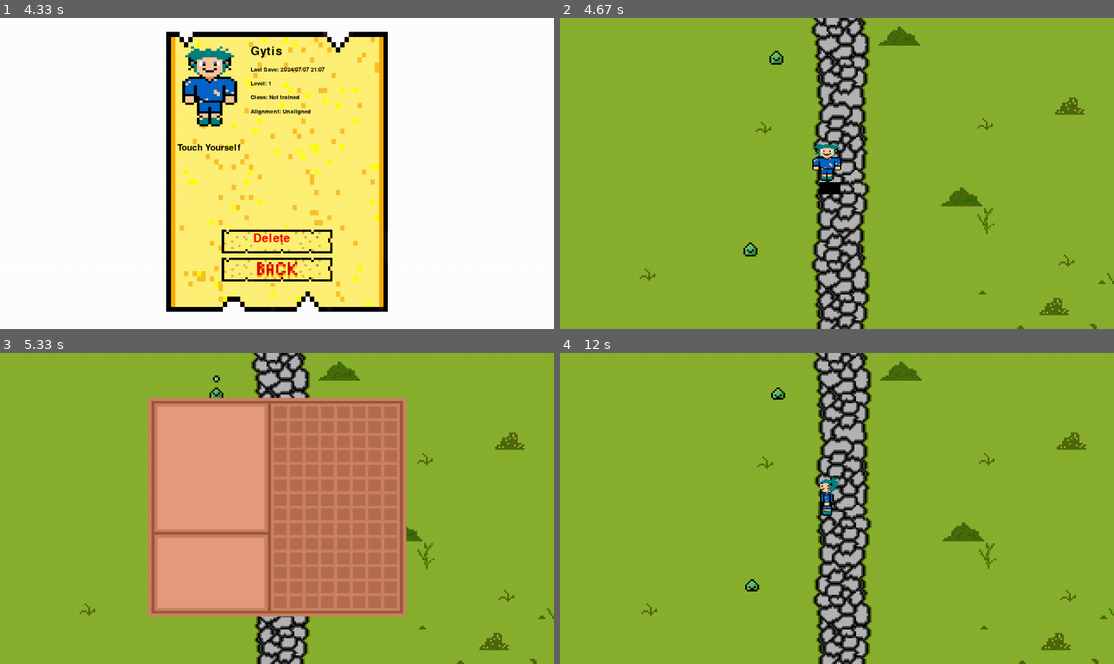
Above: before the commit, frames 1-4 (two rows, left to right).
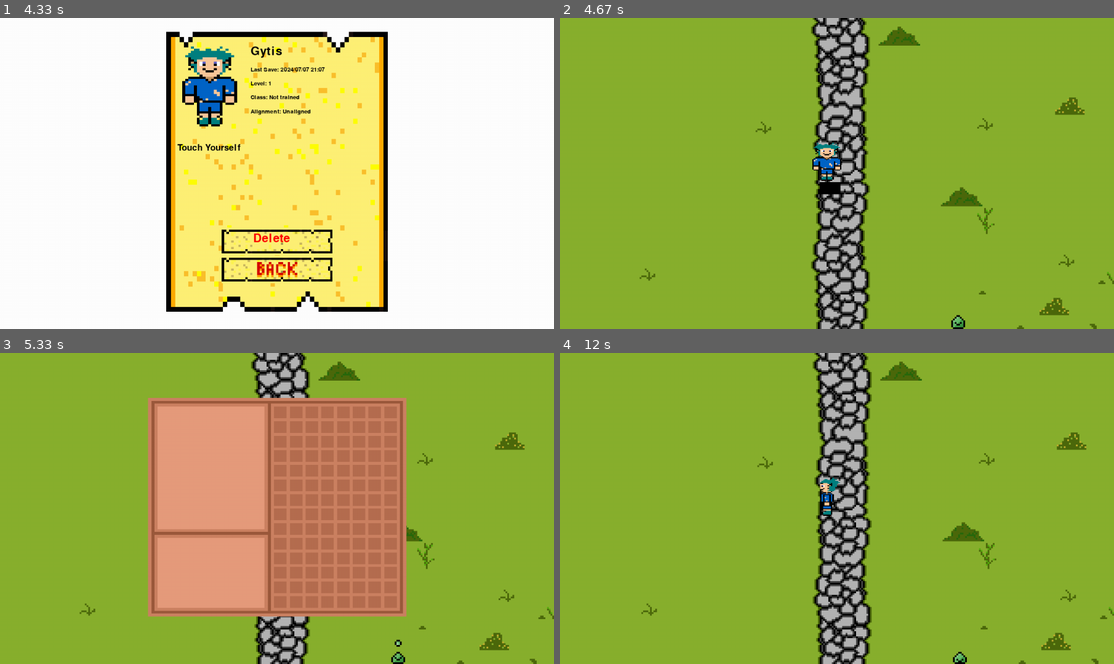
Above: after the commit, the same moments.

Repository: Kuramalt16/A_Game
Game: pygame game, started from A_Game.py
Same seed, same stepped clock (60 frames per second), same inputs: the game is played once before the commit and once after it.
Inputs (mouse positions are in pixels of both pictures, inside the frame that each line leads up to):
- Up to frame 1 (4.33 s): click (277, 157) at 0.38 s; click (216, 241) at 0.82 s; click (277, 95) at 1.33 s; click (277, 95) at 1.97 s; click (277, 269) at 2.62 s; click (277, 157) at 3.22 s; click (210, 89) at 3.77 s; click (216, 92) at 4.3 s
- Up to frame 2 (4.67 s): tap X at 4.63 s
- Up to frame 3 (5.33 s): hold B from 4.97 s (still down); hold Left from 4.97 s (still down)
- Up to frame 4 (12 s): release B at 5.5 s; release Left at 5.5 s; tap B at 11.73 s

Frame 1 is identical in both runs. In frame 2, 0.3% of the frame differs, in the area x 33-74%, y 10-100%; in frame 3, 0.2%; in frame 4, 0.2%.

Commit message:
Mob Class Update
optimised code for mob creation, dealing damage, deleting mobs.

Diff:
--- a/Backend/Play.py
+++ b/Backend/Play.py
@@ -2,6 +2,7 @@
 from Values import Settings as S
 from utils import Imports as I, Frequent_functions as Ff
 import random
+from static.data.play_data import mob_data
 
 movement = {
     (0, 0): (0, 0),
@@ -16,7 +17,7 @@
 }
 
 def Start(screen, clock):
-
+    mob = mob_data.Mob(name="Slime_S", exp=10, hp=8, allignment=0, count=20)
     stance = 0
     mob_gif = 0
     collide = False
@@ -26,7 +27,7 @@
     mob_gif_time = 75
     start_time = I.pg.time.get_ticks()
     start_time1 = I.pg.time.get_ticks()
-    data = br.Start([I.info.START_POS[0], I.info.START_POS[1]])
+    data = br.Start([I.info.START_POS[0], I.info.START_POS[1]], mob)
     last_orientation = (0, 0)
     harvestable_objects = I.info.HARVESTED_OBJECTS.keys()
     while S.PLAY:
@@ -53,14 +54,14 @@
             start_time1 = I.pg.time.get_ticks()
             if mob_gif >= S.MOB_PATH["Slime_S"][1]:
                 mob_gif = 0
-                make_mobs_jump_around(data)
+                make_mobs_jump_around(mob)
 
 
         harvest_timeout(harvestable_objects)
 
         dx, dy, gif_time, combat_rect = keypress_handle(screen)
 
-        collide = br.Update(screen, data, mob_gif, combat_rect)
+        collide = br.Update(screen, data, mob_gif, combat_rect, mob)
 
         last_orientation = walking(dx, dy, collide, data, last_orientation)
 
@@ -171,18 +172,11 @@
                 a = disp_text.index(text)
                 disp_text[a] = lines[0] + ",," + str(time)
 
-def make_mobs_jump_around(data):
+def make_mobs_jump_around(mob):
     # CURRENTLY ONLY WORKS FOR SLIMES
-    print("make this mob count number more global. also whenever mob is killed exclude this mob from here.")
     x = random.randint(-3, 3)
     y = random.randint(-3, 3)
-    mob_count = 20  # IMPORTANT COUNTER COUNTS HOW MANY SLIMES
-    for mob in range(0, mob_count):
-        if data["Slime_S"][mob]["visible"]:
-            continue
-        for i in range(0, S.MOB_PATH["Slime_S"][1]):
-            data["Slime_S"][mob]["rect"][i].x += x
-            data["Slime_S"][mob]["rect"][i].y += y
+    mob.move_mobs_randomly(x, y)
 
 def handle_combat():
     orientation = I.info.LAST_ORIENT[0].split(".")[0]
--- a/Render/Background_Render.py
+++ b/Render/Background_Render.py
@@ -8,10 +8,10 @@
 B_W = S.SCREEN_WIDTH
 B_H = S.SCREEN_HEIGHT
 
-def Start(pos):
+def Start(pos, mob):
     data = {}
     decor_count = {"Bush_S_1": 30, "Bush_S_2": 30, "Tree_T_1": 40}
-    monster_count = {"Slime_S": 50}
+    monster_count = {mob.name: mob.count}
     data["Window size"] = (B_W, B_H)  # Defines the size of the window (The rest is black)
     data["Zoom"] = (B_W / 4, B_H / 4)  # Defines how zoomed in to the picture the view is
     data["Image"] = I.pg.image.load(S.DECOR_PATH["Grass"]).convert_alpha()  # uploads the background image with transparent convert
@@ -20,22 +20,20 @@
     for key in decor_count:
         data[key] = generate_decor(decor_count[key], data["Image_rect"].size, S.DECOR_PATH[key])
     for key in monster_count:
-        data[key] = generate_mobs(monster_count[key], data["Image_rect"].size, key)
+        data[key] = generate_mobs(mob, data["Image_rect"].size)
 
     data["House_1"] = place_decor_by_coordinates(600, 380, S.DECOR_PATH["House_1"], (1.5, 1.5), (1.5, 1.4))
     # image_data["Church_1"] = place_decor_by_coordinates(200, 280, S.DECOR_PATH["Church_1"], (2, 2), (2, 2))
     return data
 
-def Update(screen, data, mob_gif, combat_rect):
+def Update(screen, data, mob_gif, combat_rect, mob):
     data["Zoom_rect"].x = max(0, min(data["Zoom_rect"].x, data["Image_rect"].width - data["Zoom"][0]))
     data["Zoom_rect"].y = max(0, min(data["Zoom_rect"].y, data["Image_rect"].height - data["Zoom"][1]))
     sub_image = data["Image"].subsurface(data["Zoom_rect"]).copy()
     Collide = False
     me = I.pg.Rect(150, 85, S.SCREEN_WIDTH / 100, S.SCREEN_HEIGHT / 100)  # Player rect (if it gets hit with other rect. colide is set to True
     decor_options = ["House_1", "Bush_S_1", "Bush_S_2", "Tree_T_1"]
-    mob_options = ["Slime_S"]
     displayed_rects = []  # List to keep track of displayed rectangles
-    displayed_mobs = []
 
     for option in decor_options:
         for decor in data[option].values():
@@ -57,35 +55,33 @@
                             Collide = ("Door", door_rect.x, door_rect.y)
                     if me.colliderect(rect):
                         Collide = (option, decor["rect"].x, decor["rect"].y)
-    killed_mobs = []
-    for option in mob_options:
-        for mob, value in data[option].items():
-            decor_x = value["rect"][mob_gif].x - data["Zoom_rect"].x
-            decor_y = value["rect"][mob_gif].y - data["Zoom_rect"].y
-            rect = I.pg.Rect(decor_x, decor_y, value["rect"][mob_gif].w, value["rect"][mob_gif].h)
-
-            sub_image.blit(value["image"][mob_gif], (decor_x, decor_y))
-            displayed_mobs.append(rect)
-            if combat_rect != 0:
-                I.T.Make_rect_visible(sub_image, combat_rect)
-                if combat_rect.colliderect(rect):
-                    value["hp"] -= 1
-                    if value["hp"] <= 0:
-                        killed_mobs.append(mob)
-            if me.colliderect(rect):
-                Collide = (option, value["rect"][mob_gif].x, value["rect"][mob_gif].y)
-                print("you collided with: ", option)
-                # HERE RECIEVE DAMAGE
-            if mob_gif == S.MOB_PATH[option][1]-1:
-                touching_rect = Ff.check_if_mob_collides(displayed_rects, rect)  # returns 0 if no collision or returns obj number to what collides
-                (value["rect"][mob_gif].x, value["rect"][mob_gif].y), value["visible"] = Ff.move_towards(touching_rect, data, value, (me.x + data["Zoom_rect"].x, me.y + data["Zoom_rect"].y),(value["rect"][mob_gif].x, value["rect"][mob_gif].y), 1, displayed_rects)
-                # makes all coordinates the same so the gif works properly and not just one frame moved towards me
-                for i in range(0, mob_gif):
-                    value["rect"][i].x = value["rect"][mob_gif].x
-                    value["rect"][i].y = value["rect"][mob_gif].y
-    if killed_mobs != []:
-        for key in killed_mobs:
-            del data["Slime_S"][key]
+
+    for current_mob in mob.mobs:
+        mob_rect = current_mob["rect"][mob_gif]
+        mob_x = mob_rect.x - data["Zoom_rect"].x
+        mob_y = mob_rect.y - data["Zoom_rect"].y
+        rect = I.pg.Rect(mob_x, mob_y, mob_rect.w, mob_rect.h)
+        sub_image.blit(current_mob["image"][mob_gif], (mob_x, mob_y))
+        if combat_rect != 0:
+            I.T.Make_rect_visible(sub_image, combat_rect)
+            if combat_rect.colliderect(rect):
+                print(current_mob)
+
+                # mob.kill_mobs(combat_rect, 2)
+                mob.deal_damage(current_mob, 2)
+        if me.colliderect(rect):
+            Collide = (current_mob, mob_rect.x, mob_rect.y)
+            print("you collided with: ", current_mob)
+        if mob_gif == S.MOB_PATH[mob.name][1] - 1:
+            target_pos = (me.x + data["Zoom_rect"].x, me.y + data["Zoom_rect"].y)
+            mob_rect.x, mob_rect.y, current_mob["visible"] = Ff.move_towards(target_pos, current_mob, 1, displayed_rects, data["Zoom_rect"], sub_image)
+            mob.update_position(mob_rect.x, mob_rect.y, current_mob)
+            # for i in range(mob_gif):
+            #     current_mob["rect"][i].x = mob_rect.x
+            #     current_mob["rect"][i].y = mob_rect.y
+
+            # HERE RECEIVE DAMAGE
+
     scaled_image = I.pg.transform.scale(sub_image, data["Window size"])
     screen.blit(scaled_image, (0, 0))
     return Collide
@@ -134,21 +130,12 @@
         rect = image.get_rect(topleft=(x, y))
         items[i] = {"image": image, "rect": rect}
     return items
-def generate_mobs(num_of_mobs, background_size, name):
-    path = S.MOB_PATH[name][0]
-    items = {}
-    for i in range(num_of_mobs):
-        x = random.randint(0, background_size[0]-100)
-        y = random.randint(0, background_size[1]-350)
-        image_list = []
-        rect_list = []
-        for a in range(0, S.MOB_PATH[name][1]):
-            image = I.pg.image.load(path + name + "_" + str(a) + ".png").convert_alpha()
-            rect = image.get_rect(topleft=(x, y))
-            image_list.append(image)
-            rect_list.append(rect)
-        items[i] = {"image": image_list, "rect": rect_list, "visible": 0, "hp": I.mob_data.HP["Slime_S"]}
-    return items
+def generate_mobs(mob, background_size):
+    path = S.MOB_PATH[mob.name][0]
+    mob_gif_count = S.MOB_PATH[mob.name][1]
+    mob.spawn_mobs(background_size, path, mob_gif_count)
+    return mob.mobs
+
 def BackPack(screen):
     pressed = 0
     fill_backpack(screen)
--- a/static/data/play_data/mob_data.py
+++ b/static/data/play_data/mob_data.py
@@ -1,6 +1,80 @@
+import random
+from utils import Imports as I
 
-HP = {"Slime_S": 8
-      }
-EXP = {"Slime_S": 10}
+class Mob:
+      def __init__(self, name, hp, exp, allignment, count):
+            self.name = name
+            self.hp = hp
+            self.exp = exp
+            self.allignment = allignment
+            self.count = count
+            self.mobs = [self.create_mob(i) for i in range(count)]  # Create initial list of mobs
 
-ALLIGNMENT = {"Slime_S": 0} # means unalligned
+      def create_mob(self, id):
+            """Create a single mob instance with unique id."""
+            return {
+                  "id": id,
+                  "hp": self.hp,
+                  "visible": False,
+                  "rect": [],  # Placeholder for the Pygame rect object
+                  "image": [],  # Placeholder for the Pygame image list
+                  "previous_pos": (0, 0, 0, 0),
+                  "current_pos": (0, 0, 0, 0)
+            }
+
+      def spawn_mobs(self, background_size, path, mob_gif_count):
+            """Spawn mobs at random positions on the screen."""
+            for mob in self.mobs:
+                  x = random.randint(0, background_size[0] - 100)
+                  y = random.randint(0, background_size[1] - 350)
+                  for a in range(mob_gif_count):
+                        image = I.pg.image.load(path + self.name + "_" + str(a) + ".png").convert_alpha()
+                        mob["image"].append(image)
+                        mob["rect"].append(image.get_rect(topleft=(x, y)))
+                  mob["current_pos"] = mob["rect"][mob_gif_count-1]
+                  mob["previous_pos"] = mob["rect"][mob_gif_count-1]
+
+      def move_mobs_randomly(self, x_offset, y_offset):
+            """Move all mobs by the given offsets."""
+            for mob in self.mobs:
+                  if not mob["visible"]:
+                        for rect_id in range(len(mob["rect"])):
+                              mob["rect"][rect_id].x += x_offset
+                              mob["rect"][rect_id].y += y_offset
+
+      def update_visibility(self, screen, rect, id):
+            screen_rect = screen.get_rect()
+            if rect.colliderect(screen_rect):
+                  self.mobs[id]["visible"] = True
+            else:
+                  self.mobs[id]["visible"] = False
+
+      def kill_mobs(self, combat_rect, damage):
+            """Update the state of the mobs, e.g., handling collisions."""
+            killed_mobs = []
+            for mob in self.mobs:
+                  if mob["visible"] and combat_rect.colliderect(mob["rect"][9]):
+                        mob["hp"] -= damage
+                        if mob["hp"] <= 0:
+                              killed_mobs.append(mob["id"])
+            for mob_id in killed_mobs:
+                  self.remove_mob(mob_id)
+            return killed_mobs
+
+      def remove_mob(self, mob_id):
+            """Remove a mob from the list by id."""
+            self.count -= 1
+            self.mobs = [mob for mob in self.mobs if mob["id"] != mob_id]
+      def deal_damage(self, victim, damage):
+            damage = damage / 3
+            victim["hp"] -= damage
+            if victim["hp"] <= 0:
+                  self.remove_mob(victim["id"])
+
+      def update_position(self, new_x, new_y, mob):
+            mob['previous_pos'][0] = mob['current_pos'][0]
+            mob['previous_pos'][1] = mob['current_pos'][1]
+            mob['current_pos'][0] = new_x
+            mob['current_pos'][1] = new_y
+            for rect in mob["rect"]:
+                  rect.topleft = (new_x, new_y)
--- a/utils/Frequent_functions.py
+++ b/utils/Frequent_functions.py
@@ -302,25 +302,100 @@
     I.pg.display.flip()
 
 
-# def move_towards(touching_rect, data, decor, target, current, step_size, obstacles):
-#     def collides_with_any(pos, obstacles):
-#         for rect in obstacles:
-#             rect1 = I.pg.Rect(pos[0] - data["Zoom_rect"].x, pos[1] - data["Zoom_rect"].y, decor["rect"][9].w, decor["rect"][9].h)
-#             if rect.colliderect(rect1):
-#                 return True
-#         return False
-#
+def move_towards(target, current_mob, step_size, obstacles, zoom_rect, sub_screen):
+    """
+    Move the mob towards the target position while avoiding obstacles.
+
+    Args:
+        target (tuple): Target position (x, y).
+        mob_rect (Rect): The Rect object for the mob.
+        step_size (float): The step size for each movement.
+        obstacles (list): List of Rect objects representing obstacles.
+        zoom_rect (Rect): The Rect object for the zoomed area of the screen.
+
+    Returns:
+        tuple: New (x, y) position for the mob.
+    """
+    # Current position
+    current_x, current_y = current_mob['current_pos'].topleft
+
+    # Calculate direction vector and distance to the target
+    direction_x, direction_y = target[0] - current_x, target[1] - current_y
+    distance = (direction_x ** 2 + direction_y ** 2) ** 0.5
+
+    if distance > 100:
+        return current_x, current_y, False
+    # Check if we are close enough to the target
+    if distance < step_size:
+        print("Reached target")
+        return target[0], target[1], True
+
+    # Normalize direction vector
+    if distance > 0:
+        direction_x /= distance
+        direction_y /= distance
+
+    # Calculate new position
+    new_x = current_x + direction_x * step_size
+    new_y = current_y + direction_y * step_size
+
+    # Create new Rect for the potential new position
+    new_rect = I.pg.Rect(new_x - zoom_rect.x, new_y - zoom_rect.y, current_mob['current_pos'].w, current_mob['current_pos'].h)
+    # I.T.Make_rect_visible(sub_screen, new_rect)
+    # Check for collisions
+    if not any(obstacle.colliderect(new_rect) for obstacle in obstacles):
+        return new_x, new_y, True
+
+    if abs(direction_x) > abs(direction_y):  # Moving mostly horizontally
+        # Move Up, Down, and diagonals
+        alternate_moves = [
+            (0, step_size), (0, -step_size),  # Up, Down
+            (step_size, step_size), (step_size, -step_size),  # Down-Right, Up-Right
+            (-step_size, step_size), (-step_size, -step_size)  # Down-Left, Up-Left
+        ]
+    else:  # Moving mostly vertically
+        # Move Left, Right, and diagonals
+        alternate_moves = [
+            (step_size, 0), (-step_size, 0),  # Right, Left
+            (step_size, step_size), (step_size, -step_size),  # Down-Right, Up-Right
+            (-step_size, step_size), (-step_size, -step_size)  # Down-Left, Up-Left
+        ]
+
+    # Attempt to move around obstacles
+    for dx, dy in alternate_moves:
+        test_x = new_x + dx
+        test_y = new_y + dy
+        test_rect = I.pg.Rect(test_x - zoom_rect.x, test_y - zoom_rect.y, current_mob['current_pos'].w, current_mob['current_pos'].h)
+        if not any(obstacle.colliderect(test_rect) for obstacle in obstacles):
+            # if abs(current_mob["previous_pos"].x - int(test_x)) > 1 and abs(current_mob["previous_pos"].y - int(test_y)) > 1:
+            # print(f"No collisions in alternate direction ({dx}, {dy}), moving around")
+            # print("x: ", current_mob["previous_pos"].x, int(test_x))
+            # print("y: ", current_mob["previous_pos"].y, int(test_y))
+            return test_x, test_y, True
+            # else:
+            #     target = (current_mob["previous_pos"].x ,target[1])
+            #     return move_towards(target, current_mob, step_size, obstacles, zoom_rect, sub_screen)
+
+
+    # If stuck, remain in place
+    # print("stuck")
+    return current_x, current_y, False
+
+
+# def move_towards(touching_rect, data, mob_rect, target, step_size, obstacles):
+#
+#     current = (mob_rect.x, mob_rect.y)
 #     # Calculate the direction vector from current to target
 #     direction = (target[0] - current[0], target[1] - current[1])
 #     # Calculate the distance to the target
 #     distance = I.math.sqrt(direction[0] ** 2 + direction[1] ** 2)
 #
 #     if distance > 100:
-#         return current, 0
+#         return current
 #
 #     # If the distance is less than the step size, just move to the target
 #     if distance < step_size:
-#         return target, 1
+#         return target
 #
 #     # Normalize the direction vector (make it a unit vector)
 #     unit_vector = (direction[0] / distance, direction[1] / distance)
@@ -340,82 +415,25 @@
 #
 #         # Check each potential position to see if it's valid (not colliding with any obstacle)
 #         for pos in ["Left", "Right", "Up", "Down"]:
-#             if not collides_with_any(potential_positions[pos], obstacles):
+#             rect = I.pg.Rect(potential_positions[pos][0] - data["Zoom_rect"].x, potential_positions[pos][1] - data["Zoom_rect"].y, mob_rect.w, mob_rect.h)
+#             if check_if_mob_collides(obstacles, rect) == 0:  # doesnt collide
 #                 new_position = potential_positions[pos]
-#                 # if new_position == I.info.Mob_possition:
-#                 #     new_position = potential_positions[(pos + 4+1) % 4] # passes through the obstacle if moving down
-#                 # I.info.Mob_possition = new_position
-#                 print(pos)
 #                 break
 #         else:
 #             # If no valid position is found, stay in place
-#             print("stuck")
-#             new_position = current[0], current[1] + step_vector[1]
+#             new_position = (current[0] + step_vector[0], current[1] + step_vector[1])
 #     else:
 #         # Not touching anything, proceed towards the target
-#         print("passed")
 #         new_position = (current[0] + step_vector[0], current[1] + step_vector[1])
-#
-#         if collides_with_any(new_position, obstacles):
+#         rect = I.pg.Rect(new_position[0] - data["Zoom_rect"].x, new_position[1] - data["Zoom_rect"].y, mob_rect.w, mob_rect.h)
+#         if check_if_mob_collides(obstacles, rect) != 0:  # collides
 #             colliding_obstacles = [rect for rect in obstacles if rect.collidepoint((new_position[0] - data["Zoom_rect"].x, new_position[1] - data["Zoom_rect"].y))]
 #             if colliding_obstacles:
 #                 touching_rect = colliding_obstacles[0]
-#                 return move_towards(touching_rect, data, decor, target, current, step_size, obstacles)
+#                 return move_towards(touching_rect, data, mob_rect, target, step_size, obstacles)
 #             else:
 #                 new_position = current
-#
-#     return new_position, 1
-
-def move_towards(touching_rect, data, decor, target, current, step_size, obstacles):
-    # Calculate the direction vector from current to target
-    direction = (target[0] - current[0], target[1] - current[1])
-    # Calculate the distance to the target
-    distance = I.math.sqrt(direction[0] ** 2 + direction[1] ** 2)
-
-    if distance > 100:
-        return current, 0
-
-    # If the distance is less than the step size, just move to the target
-    if distance < step_size:
-        return target, 1
-
-    # Normalize the direction vector (make it a unit vector)
-    unit_vector = (direction[0] / distance, direction[1] / distance)
-    # Calculate the step vector
-    step_vector = (unit_vector[0] * step_size, unit_vector[1] * step_size)
-
-    # Update the current position
-    if touching_rect != 0:
-        # Touching something, needs to not go on the object
-        potential_positions = {
-            # (current[0] + step_vector[0], current[1] + step_vector[1]),  # Direct move
-            "Left":(current[0] - step_vector[0], current[1]),  # Move left
-            "Right": (current[0] + step_vector[0], current[1]),  # Move right
-            "Up": (current[0], current[1] - step_vector[1]),  # Move up
-            "Down": (current[0], current[1] + step_vector[1])  # Move down
-        }
-
-        # Check each potential position to see if it's valid (not colliding with any obstacle)
-        for pos in ["Left", "Right", "Up", "Down"]:
-            rect = I.pg.Rect(potential_positions[pos][0] - data["Zoom_rect"].x, potential_positions[pos][1] - data["Zoom_rect"].y, decor["rect"][9].w, decor["rect"][9].h)
-            if check_if_mob_collides(obstacles, rect) == 0:
-                new_position = potential_positions[pos]
-                break
-        else:
-            # If no valid position is found, stay in place
-            new_position = (current[0] + step_vector[0], current[1] + step_vector[1])
-    else:
-        # Not touching anything, proceed towards the target
-        new_position = (current[0] + step_vector[0], current[1] + step_vector[1])
-        rect = I.pg.Rect(new_position[0] - data["Zoom_rect"].x, new_position[1] - data["Zoom_rect"].y, decor["rect"][9].w, decor["rect"][9].h)
-        if check_if_mob_collides(obstacles, rect) != 0:
-            colliding_obstacles = [rect for rect in obstacles if rect.collidepoint((new_position[0] - data["Zoom_rect"].x, new_position[1] - data["Zoom_rect"].y))]
-            if colliding_obstacles:
-                touching_rect = colliding_obstacles[0]
-                return move_towards(touching_rect, data, decor, target, current, step_size, obstacles)
-            else:
-                new_position = current
-    return new_position, 1
+#     return new_position
 
 
 def draw_pixel(screen, left, top, color):
